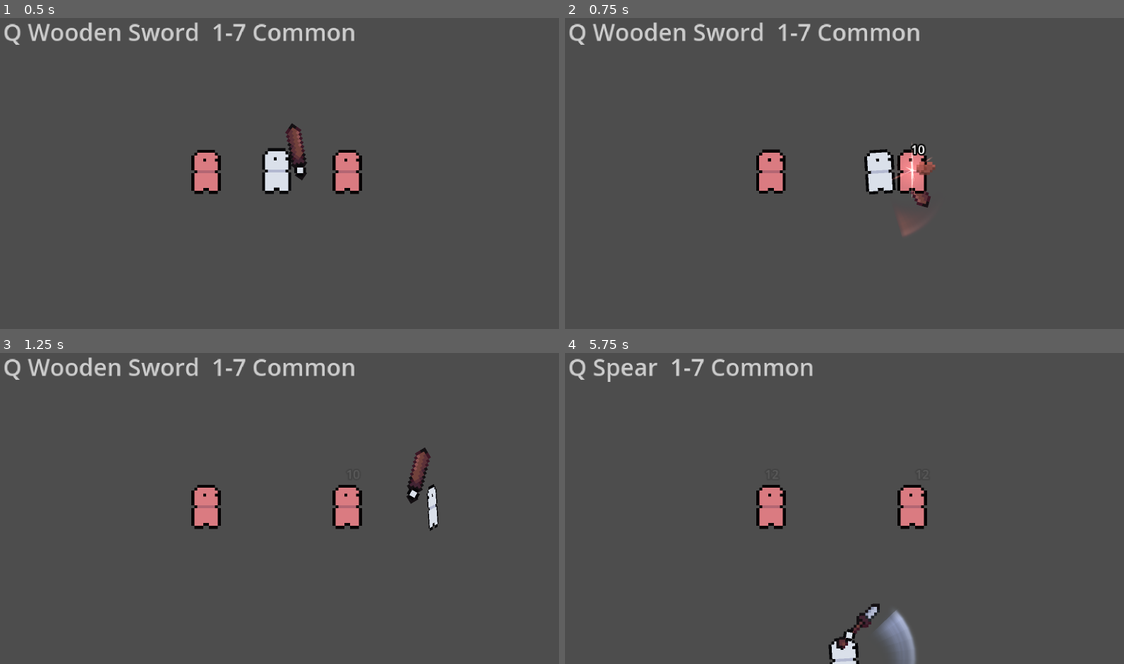
Above: before the commit, frames 1-4 (two rows, left to right).
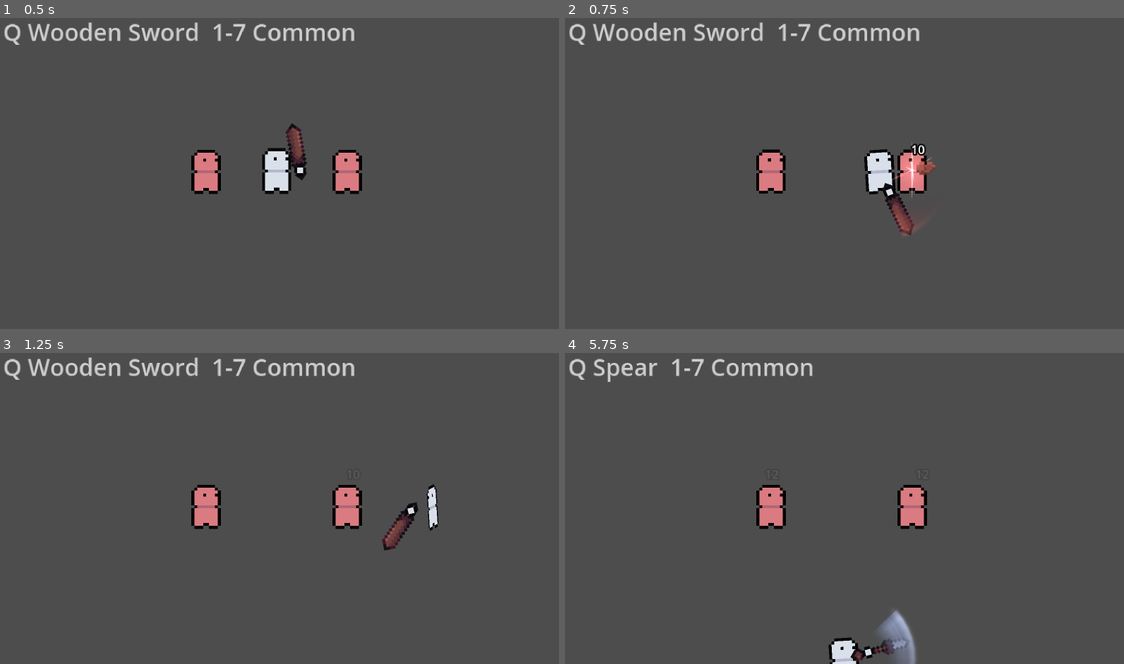
Above: after the commit, the same moments.

Repository: megalodooon/crystal-protectors
Game: Godot game, scene res://test.tscn
The game is run twice, just before and just after one commit, with the same random seed, the same clock (stepped at 60 frames per second) and the same inputs.
Inputs (mouse positions are in pixels of both pictures, inside the frame that each line leads up to):
- Up to frame 1 (0.5 s): no input
- Up to frame 2 (0.75 s): tap Enter at 0.5 s; move the mouse to (967, 154) at 0.52 s; press the mouse at (967, 154) at 0.53 s; hold D (right) from 0.53 s (still down)
- Up to frame 3 (1.25 s): keep holding D (right)
- Up to frame 4 (5.75 s): move the mouse to (727, 520) at 1.27 s; release D (right) at 1.28 s; release the mouse at (727, 520) at 1.28 s; hold S (down) 1.28-2.03 s; tap Q at 1.35, 3.6 s; move the mouse to (900, 436) at 2.02 s; hold D (right) 2.03-2.78 s; tap 1 at 2.1, 4.35 s; move the mouse to (810, 567) at 2.77 s; hold W (up) 2.78-3.53 s; click (810, 567) at 2.85 s; tap Space at 3.5 s; move the mouse to (1012, 552) at 3.52 s; hold A (left) 3.53-5.03 s; move the mouse to (671, 458) at 4.27 s; move the mouse to (872, 505) at 5.02 s; press the mouse at (872, 505) at 5.03 s; hold S (down) from 5.03 s (still down)

Frame 1 is identical in both runs. In frame 2, 0.5% of the frame differs, in the area x 56-66%, y 46-70%; in frame 3, 0.8%, in the area x 68-78%, y 30-64%; in frame 4, 0.6%.

Commit message:
Move the hand with the weapon swing
Swings now rotate the whole arm around the player through
weapon.swingRotation instead of only spinning the sprite at the hand.

Co-Authored-By: Claude Opus 5 <noreply@anthropic.com>

Diff:
--- a/godot/player/base/player.gd
+++ b/godot/player/base/player.gd
@@ -39,6 +39,8 @@
 func _physics_process(delta : float) -> void:
 	var mousePosition : Vector2 = get_global_mouse_position()
 	handPivot.look_at(mousePosition)
+	if weapon:
+		handPivot.rotation += weapon.swingRotation
 	update_facing(mousePosition, delta)
 
 func equip_weapon(newWeaponScene : PackedScene, newRarity : RarityClass = null) -> void:
--- a/godot/weapons/attacks/slash/slash_attack.gd
+++ b/godot/weapons/attacks/slash/slash_attack.gd
@@ -33,7 +33,7 @@
 	slash.size = size * sizeMultiplier
 	slash.curve = totalCurve
 	slash.swingDirection = swingDirection
-	slash.rotation = global_rotation + centerAngle
+	slash.rotation = global_rotation - weapon.swingRotation + centerAngle
 	if weapon.wielder:
 		weapon.wielder.add_child(slash)
 	else:
@@ -46,12 +46,14 @@
 	if swingTween:
 		swingTween.kill()
 	var halfCurve : float = deg_to_rad(totalCurve) / 2.0 * swingDirection
-	var endRotation : float = (centerAngle + halfCurve) * weapon.scale.y
+	var endRotation : float = centerAngle + halfCurve
 	weapon.isSwinging = true
-	weapon.visuals.rotation = (centerAngle - halfCurve) * weapon.scale.y
+	weapon.swingRotation = centerAngle - halfCurve
+	weapon.visuals.rotation = 0.0
 	swingTween = create_tween()
-	swingTween.tween_property(weapon.visuals, "rotation", endRotation, duration).set_trans(Tween.TRANS_CUBIC).set_ease(Tween.EASE_OUT)
-	swingTween.tween_property(weapon.visuals, "rotation", weapon.get_hold_rotation(), 0.2).from(wrapf(endRotation, -PI, PI)).set_trans(Tween.TRANS_SINE).set_ease(Tween.EASE_IN_OUT)
+	swingTween.tween_property(weapon, "swingRotation", endRotation, duration).set_trans(Tween.TRANS_CUBIC).set_ease(Tween.EASE_OUT)
+	swingTween.tween_property(weapon, "swingRotation", 0.0, 0.2).from(wrapf(endRotation, -PI, PI)).set_trans(Tween.TRANS_SINE).set_ease(Tween.EASE_IN_OUT)
+	swingTween.parallel().tween_property(weapon.visuals, "rotation", weapon.get_hold_rotation(), 0.2).set_trans(Tween.TRANS_SINE).set_ease(Tween.EASE_IN_OUT)
 	swingTween.tween_callback(func() -> void: weapon.isSwinging = false)
 
 func get_style() -> SlashStyleClass:
--- a/godot/weapons/base/weapon.gd
+++ b/godot/weapons/base/weapon.gd
@@ -17,6 +17,7 @@
 var wielder : Node2D
 var canAttack : bool = true
 var isSwinging : bool = false
+var swingRotation : float = 0.0
 var activeEffects : Array[WeaponEffectClass]
 
 #------------------------#
@@ -34,8 +35,8 @@
 	visuals.rotation = get_hold_rotation()
 
 func _process(delta : float) -> void:
-	update_flip()
 	if not isSwinging:
+		update_flip()
 		visuals.rotation = lerp_angle(visuals.rotation, get_hold_rotation(), minf(holdSpeed * delta, 1.0))
 
 func update_flip() -> void:
Not shown, changed: HANDOUT.txt
